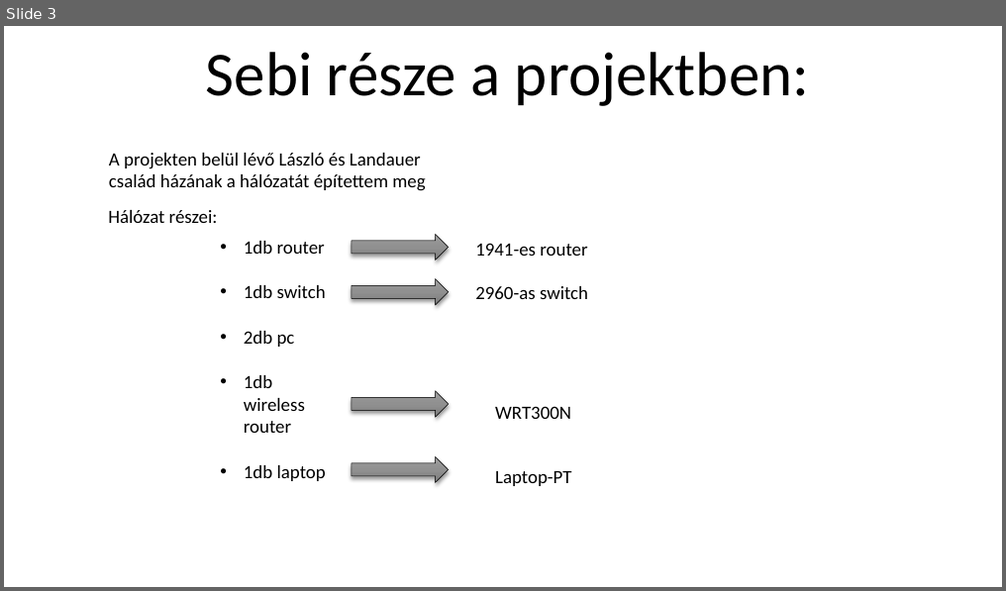
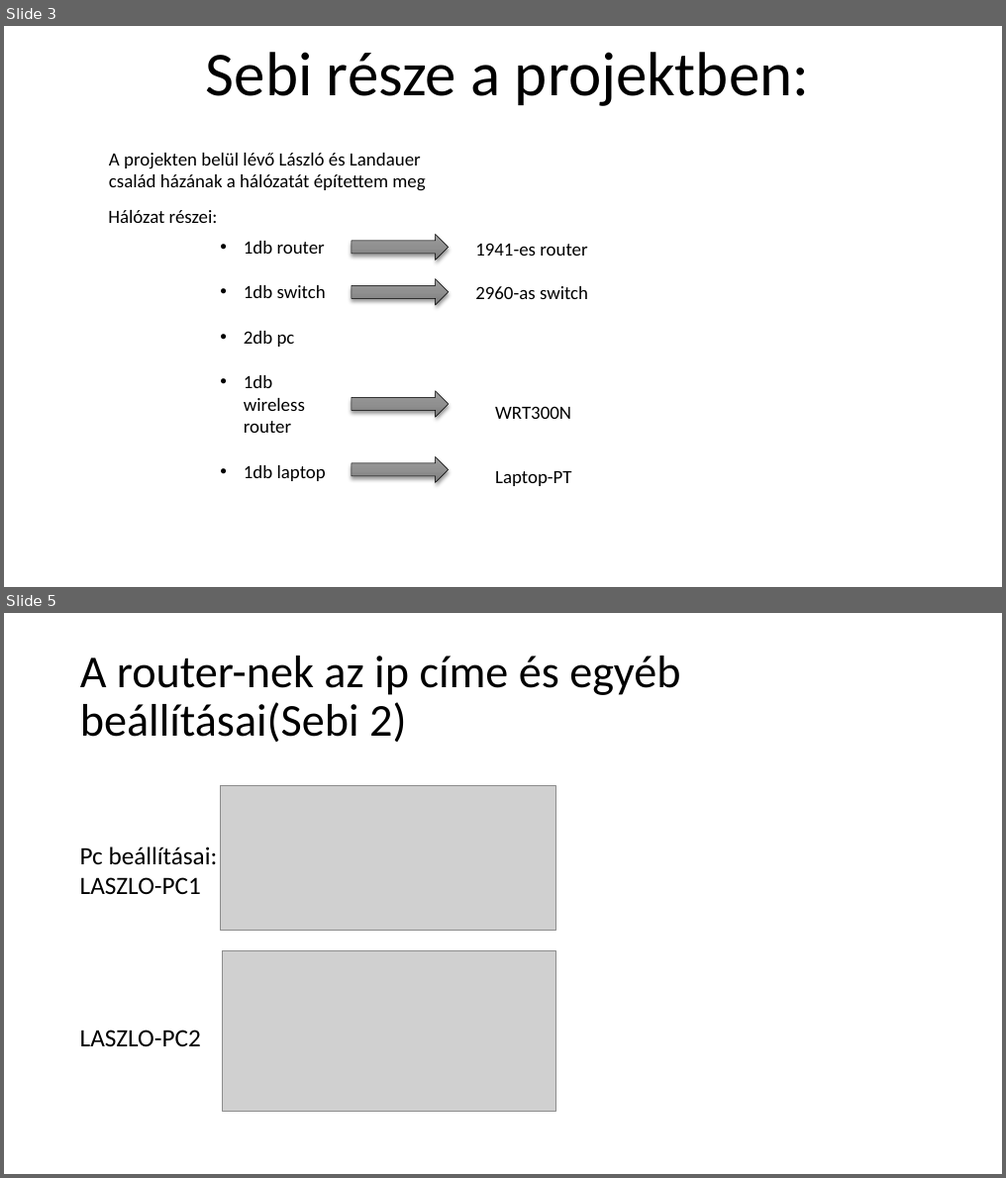
Before and after one commit to Sebi-sigma/Halozat-projekt, a slide deck: halozat ppt.pptx. Shown one above the other, each under a label of ours: slide 3 before the commit, slides 3 and 5 after it; the slides between them are not shown. The pictures are 1006x591 and 1006x1178 pixels, drawn with LibreOffice and Linux fonts; fonts in the diff are those of the drawing; grey boxes stand for pictures. Boxes give left, top, right and bottom in pixels: in the first picture for what was removed or moved away, otherwise in the second. Text is boxed around its words. In the diff, an @@ line names an element or a change of style, - is before the commit and + after.

```diff
--- a/halozat ppt.pptx
+++ b/halozat ppt.pptx
@@ slide 5 added at [4,613,1002,1174], background #FFFFFF @@
@@ title added at [80,656,680,742], 44 pt, text #000000 @@
+A router-nek az ip címe és egyéb beállításai(Sebi 2)
@@ picture added at [221,786,555,931] @@
@@ text added at [80,847,218,894], 24 pt, text #000000 @@
+Pc beállításai:
+LASZLO-PC1
@@ picture added at [223,952,555,1112] @@
@@ text added at [80,1030,201,1047], 24 pt, text #000000 @@
+LASZLO-PC2
```
Also in this commit, not shown: 1 slide changed, 2 other slides added.
